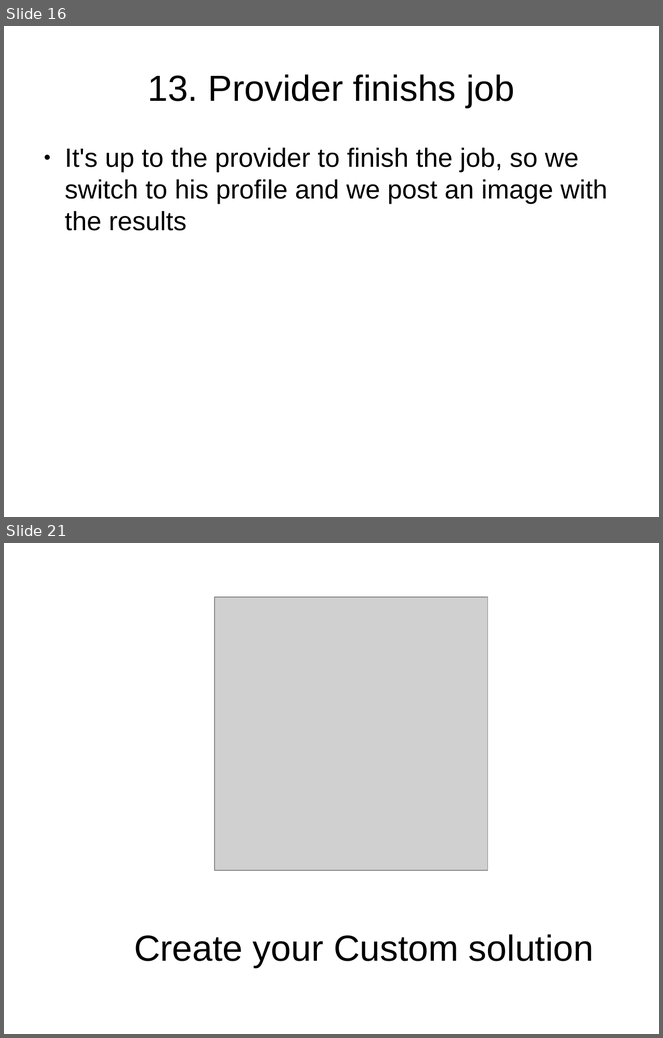
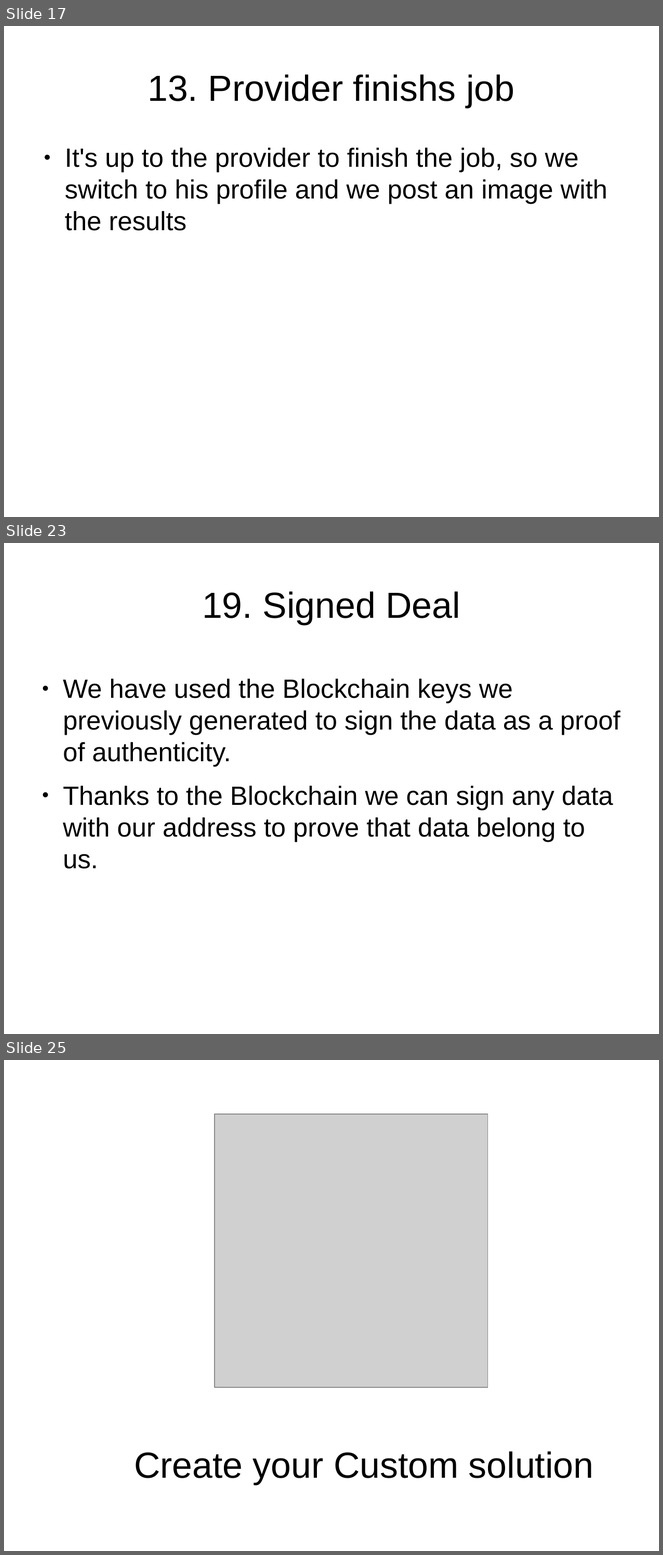
Before and after one commit to EstebanGameDevelopment/YourSharingEconomyApp, a slide deck: TUTORIAL.odp. Shown one above the other, each under a label of ours: slides 16 and 21 before the commit, slides 17, 23 and 25 after it; the slides between them are not shown. The pictures are 663x1038 and 663x1555 pixels, drawn with LibreOffice and Linux fonts; fonts in the diff are those of the drawing; grey boxes stand for pictures. Boxes give left, top, right and bottom in pixels: in the first picture for what was removed or moved away, otherwise in the second. Text is boxed around its words. In the diff, an @@ line names an element or a change of style, - is before the commit and + after.

Commit message:
Presentations updated. Included Blockchain for Sharing Economy App.

```diff
--- a/TUTORIAL.odp
+++ b/TUTORIAL.odp
@@ slide 23 added at (x1=4, y1=543, x2=659, y2=1034), background #FFFFFF @@
@@ title added at (x1=202, y1=591, x2=461, y2=625), 44 pt, text #000000 @@
+19. Signed Deal
@@ text added at (x1=63, y1=679, x2=621, y2=869), 32 pt, text #000000 @@
+● We have used the Blockchain keys we previously generated to sign the data as a proof of authenticity.
+● Thanks to the Blockchain we can sign any data with our address to prove that data belong to us.
@@ what was slide 16 is now slide 17 @@
@@ what was slide 21 is now slide 25 @@
```
Also in this commit, not shown: 7 slides changed, 3 other slides added, 2 slides removed, 3 other files.
